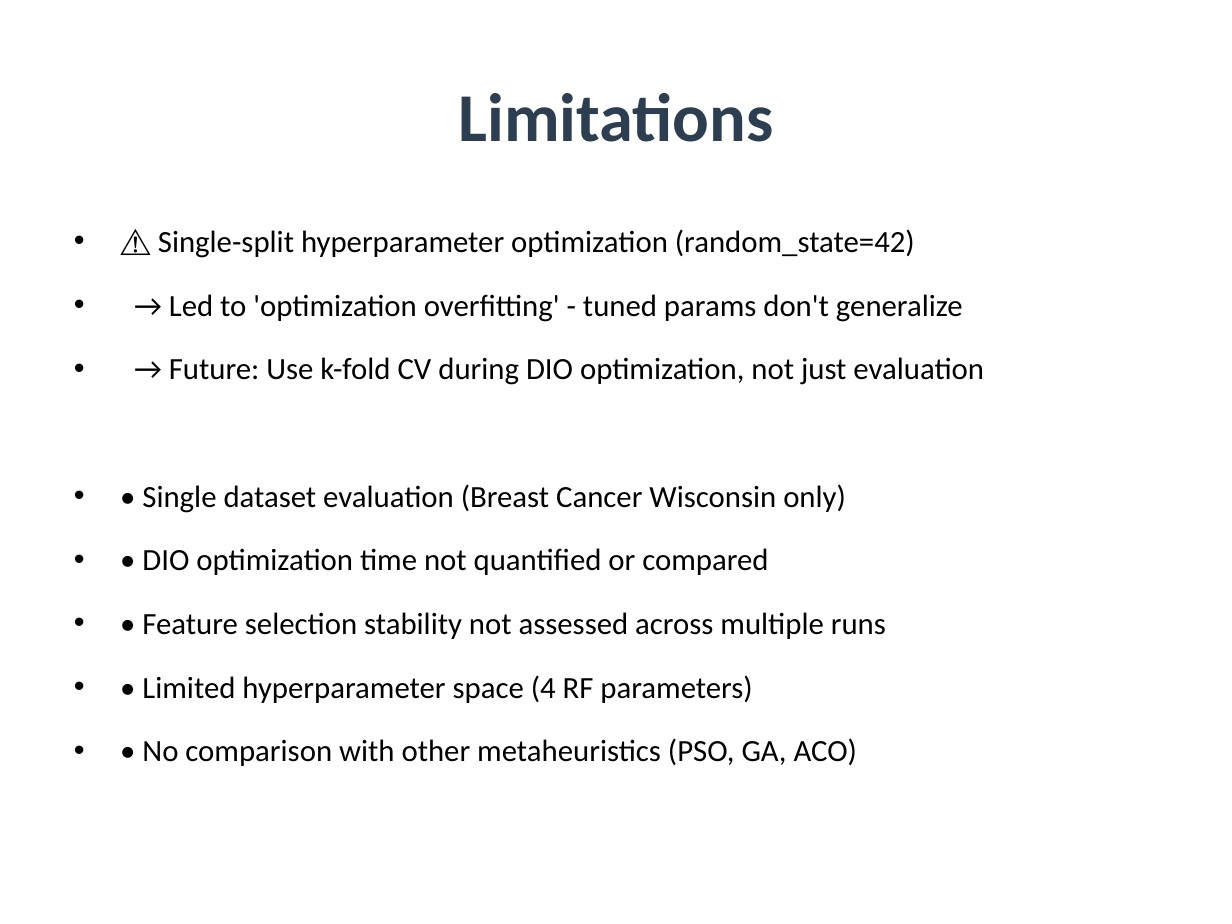
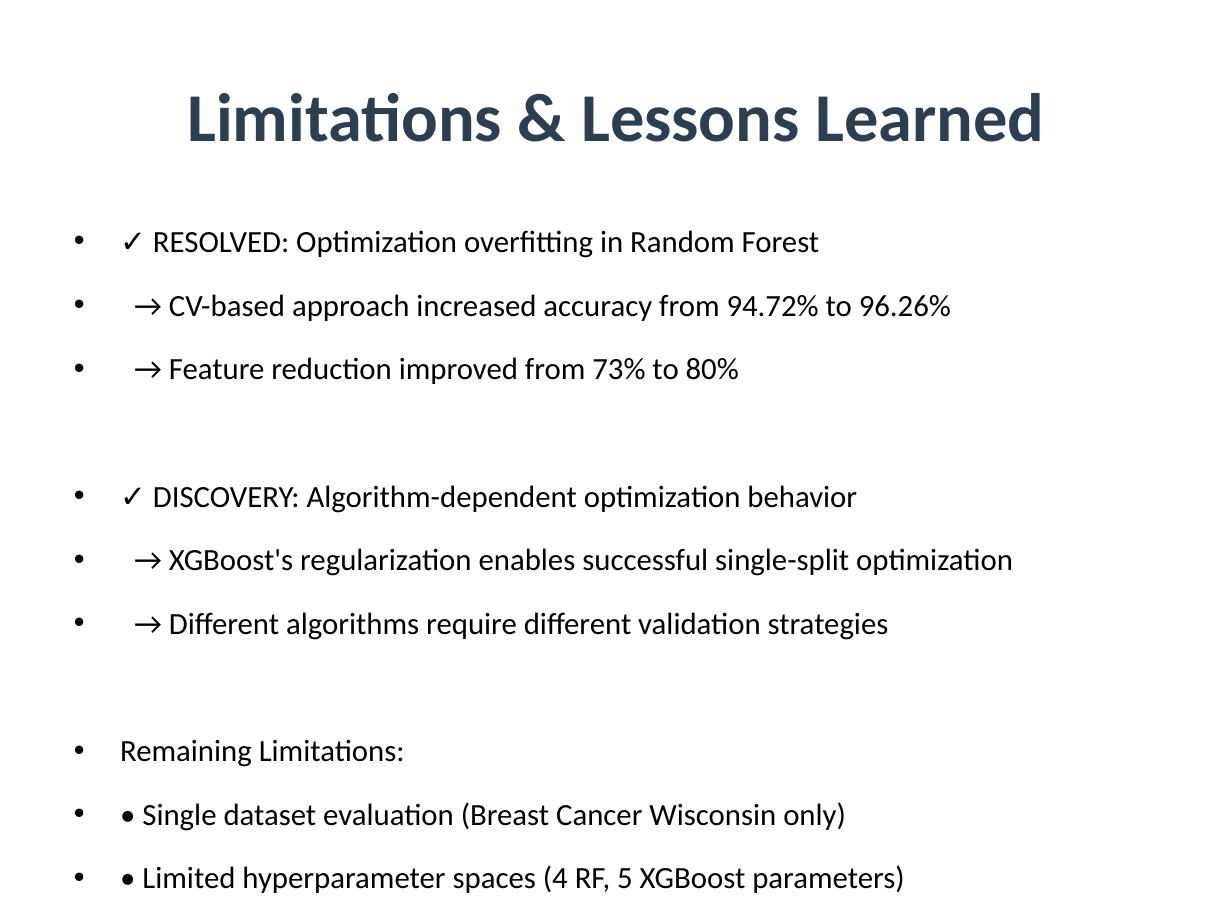
Before and after one commit to amine-dubs/dio-optimization, a slide deck: slide 20 of Presentation/DIO_Research_Presentation.pptx (slide 18 before the commit). Drawn at 1232x924 pixels with LibreOffice and Linux fonts; fonts in the diff are those of the drawing. Boxes give left, top, right and bottom in pixels: in the first picture for what was removed or moved away, otherwise in the second. Text is boxed around its words. In the diff, an @@ line names an element or a change of style, - is before the commit and + after.

```diff
--- a/Presentation/DIO_Research_Presentation.pptx
+++ b/Presentation/DIO_Research_Presentation.pptx
@@ title at (x1=187, y1=93, x2=1044, y2=142): text changed @@
-Limitations
+Limitations & Lessons Learned
@@ text at (x1=120, y1=230, x2=1013, y2=767): text changed @@
-• ⚠ Single-split hyperparameter optimization (random_state=42)
-• → Led to 'optimization overfitting' - tuned params don't generalize
-• → Future: Use k-fold CV during DIO optimization, not just evaluation
+• ✓ RESOLVED: Optimization overfitting in Random Forest
+• → CV-based approach increased accuracy from 94.72% to 96.26%
+• → Feature reduction improved from 73% to 80%
+• ✓ DISCOVERY: Algorithm-dependent optimization behavior
+• → XGBoost's regularization enables successful single-split optimization
+• → Different algorithms require different validation strategies
+• Remaining Limitations:
@@ text at (x1=142, y1=675, x2=857, y2=766): paragraphs removed @@
-• • Limited hyperparameter space (4 RF parameters)
-• • No comparison with other metaheuristics (PSO, GA, ACO)
@@ text at (x1=142, y1=865, x2=904, y2=893): text changed @@
-• • DIO optimization time not quantified or compared
+• • Limited hyperparameter spaces (4 RF, 5 XGBoost parameters)
+• • No comparison with other metaheuristics (PSO, GA, ACO)
```
Also in this commit, not shown: 5 other slides changed, 7 slides added, 5 slides removed, 12 other files.
